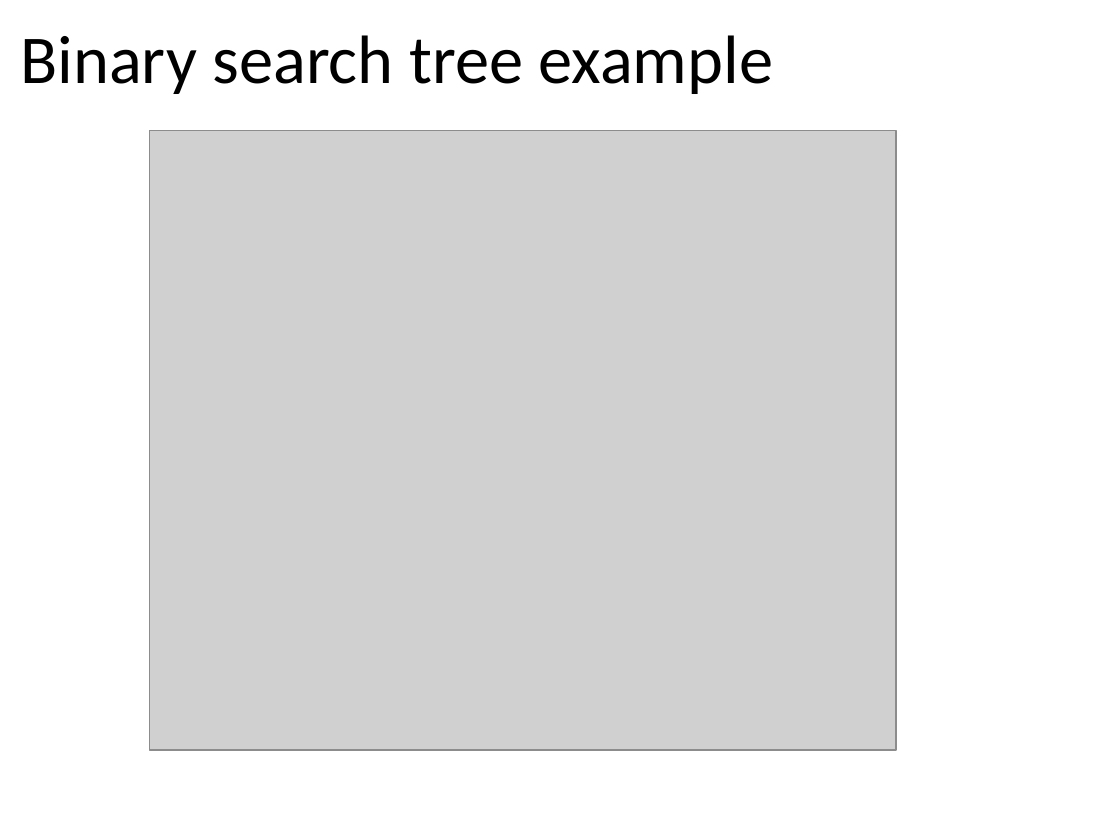
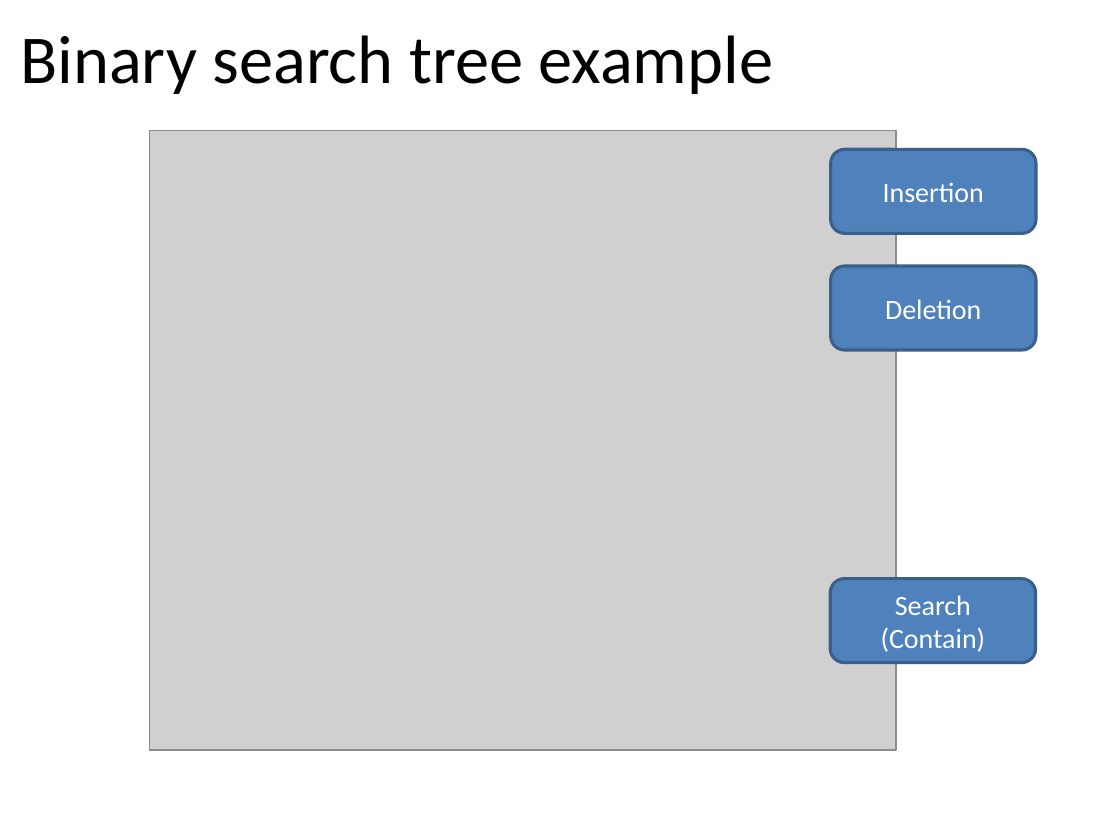
Before and after one commit to tutrunghieu/dsa-2017-java-tutorial, a slide deck: slide 48 of dsa2017-java-online/handouts/data-day05/Lecture 06 - Chapter 06 - Binary Trees - Day 1.pptx (slide 45 before the commit). Drawn at 1120x840 pixels with LibreOffice and Linux fonts; fonts in the diff are those of the drawing; grey boxes stand for pictures. Boxes give left, top, right and bottom in pixels: in the first picture for what was removed or moved away, otherwise in the second. Text is boxed around its words. In the diff, an @@ line names an element or a change of style, - is before the commit and + after.

```diff
--- a/dsa2017-java-online/handouts/data-day05/Lecture 06 - Chapter 06 - Binary Trees - Day 1.pptx
+++ b/dsa2017-java-online/handouts/data-day05/Lecture 06 - Chapter 06 - Binary Trees - Day 1.pptx
@@ rounded rectangle added at (831, 149, 1036, 233), fill #4F81BD, outline #3A5F8C 2 pt, 18 pt, text #FFFFFF @@
+Insertion
@@ rounded rectangle added at (831, 267, 1036, 351), fill #4F81BD, outline #3A5F8C 2 pt, 18 pt, text #FFFFFF @@
+Deletion
@@ rounded rectangle added at (830, 579, 1035, 663), fill #4F81BD, outline #3A5F8C 2 pt, 18 pt, text #FFFFFF @@
+Search
+(Contain)
```
Also in this commit, not shown: 3 slides added, 7 other files.
